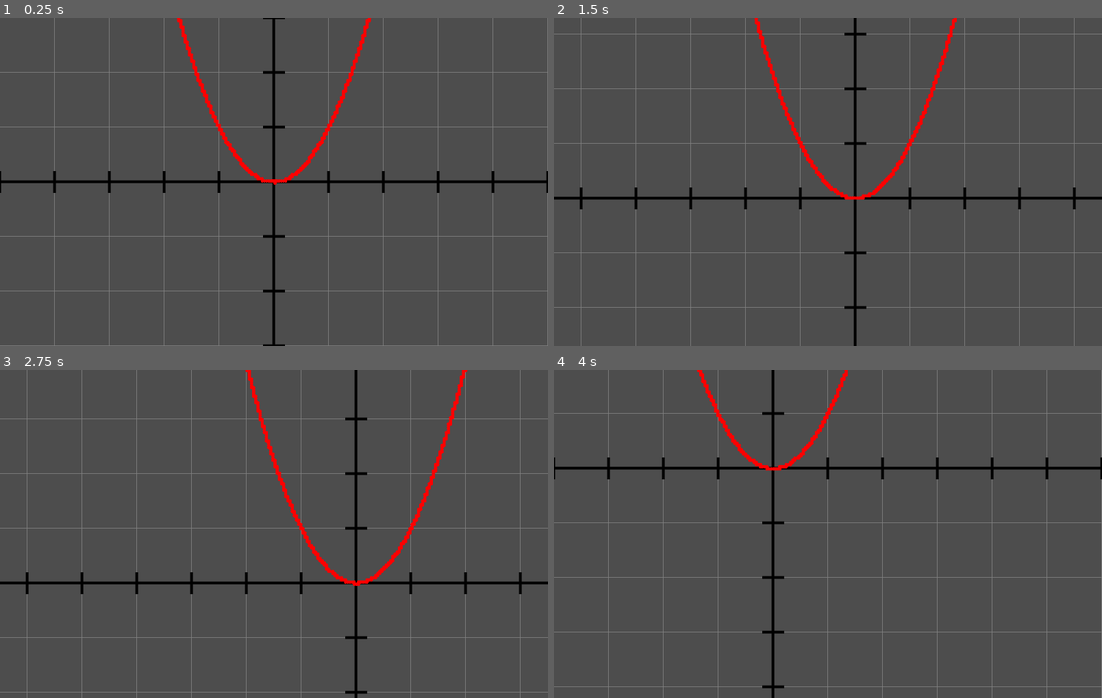
Above: before the commit, frames 1-4 (two rows, left to right).
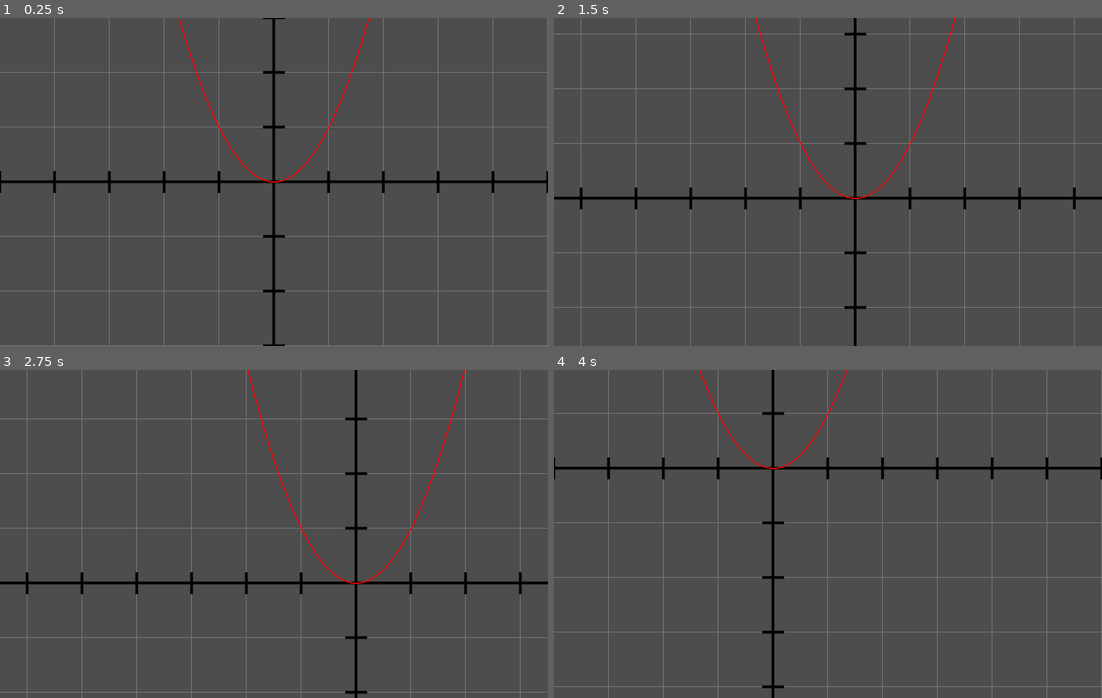
Above: after the commit, the same moments.

Repository: Drillix08/Opticos
Game: Godot game, scene res://graph_environment.tscn
Same seed, same stepped clock (60 frames per second), same inputs: the game is played once before the commit and once after it. The project has no main scene, so this scene is started directly.
Inputs (mouse positions are in pixels of both pictures, inside the frame that each line leads up to):
- Up to frame 1 (0.25 s): no input
- Up to frame 2 (1.5 s): tap Enter at 0.5 s; move the mouse to (948, 165) at 0.52 s; click (948, 165) at 0.67 s; tap Space at 1.25 s; drag from (718, 198) to (800, 247) at 1.27 s
- Up to frame 3 (2.75 s): tap Enter at 2 s; move the mouse to (328, 461) at 2.02 s; click (328, 461) at 2.17 s
- Up to frame 4 (4 s): tap Space at 2.75 s; drag from (800, 599) to (663, 484) at 2.77 s; tap Enter at 3.5 s; move the mouse to (992, 583) at 3.52 s; click (992, 583) at 3.67 s

The runs differ from the first frame. In frame 1, 0.8% of the frame differs, in the area x 32-68%, y 0-51%; in frame 2, 0.9%; in frame 3, 1.0%, in the area x 44-86%, y 0-66%; in frame 4, 0.5%.

Commit message:
rewrote the graphing function to plot a point at every pixel and connect them to eachother with a line

Diff:
--- a/source/graph-environment/grid.gd
+++ b/source/graph-environment/grid.gd
@@ -76,51 +76,24 @@
 		lastMousePos = event.position
 		queue_redraw()
 
+func input_function(x: float):
+	return x**2
+
 func draw_function():
 	var windowSize :Vector2i = DisplayServer.window_get_size()
-	var square_size = windowSize[0]/2.0
-	var rect = Rect2(convert_to_godot_coords(Vector2(-square_size, -square_size))-origin, Vector2(2*square_size, 2*square_size))
-	var rects: Array[Rect2] = []
-	draw_function_impl(rect, rects, 0)
-	for i in range(rects.size()):
-		#draw_rect(rects[i], Color.RED)
-		draw_circle(rects[i].position+rects[i].size/2, 3, Color.RED)
-
-# recursively checks if the function passes through the square,
-# if it does, split the square into 4 more square, and check for each one
-# if it does not, end the recursion
-# the recursion ends when the depth reaches a currently hardcoded value (8 rn) and draws a rectangle
-func draw_function_impl(rect: Rect2, rects: Array[Rect2], depth: int):
-	if is_in_rect(rect):
-		if(depth >= 8):
-			#draw_rect(rect, Color.RED)
-			rects.append(rect)
-		else:
-			var top_left = Rect2(rect.position, rect.size/2)
-			var top_right = Rect2(Vector2(rect.position[0]+rect.size[0]/2, rect.position[1]), rect.size/2)
-			var bottom_right = Rect2(rect.position+rect.size/2, rect.size/2)
-			var bottom_left = Rect2(Vector2(rect.position[0], rect.position[1]+rect.size[1]/2), rect.size/2)
-			draw_function_impl(top_left, rects, depth+1)
-			draw_function_impl(top_right, rects, depth+1)
-			draw_function_impl(bottom_right, rects, depth+1)
-			draw_function_impl(bottom_left, rects, depth+1)
-
-#checks if a function (currently hardcoded as x^2) passes through a given rectangle
-func is_in_rect(rect: Rect2):
-	var start = convert_to_real_coords(rect.position)
-	var end = convert_to_real_coords(rect.end)
-	var conversion = grid_spacing
-	var top: float = start[1]/conversion
-	var bottom: float = end[1]/conversion
-	var x_left: float = start[0]/conversion
-	var x_right: float = end[0]/conversion
-	var x: float = x_left
-	while x <= x_right:
-		var y = x**2
-		if (bottom <= y) && (y <= top):
-			return true
-		x += 0.001
-	return false
+	var left = -(origin[0] + windowSize[0]/2.0)
+	var right = left + windowSize[0]
+	while(left < right-1):
+		var x0 = (left)/grid_spacing
+		var x1 = (left+1)/grid_spacing
+		var y0 = input_function(x0)
+		var y1 = input_function(x1)
+		x0 *= grid_spacing
+		x1 *= grid_spacing
+		y0 *= grid_spacing
+		y1 *= grid_spacing
+		draw_line(convert_to_godot_coords(Vector2(x0, y0)), convert_to_godot_coords(Vector2(x1, y1)), Color.RED, 2)
+		left += 1
 
 # this function converts godot coordinates to the equivilent in an xy plane
 # for example, the top left of the screen which is normall (0,0) will become (-x,y)
@@ -134,4 +107,4 @@
 func convert_to_godot_coords(vec: Vector2):
 	var windowSize :Vector2 = DisplayServer.window_get_size()
 	var true_origin = Vector2(origin[0]+windowSize[0]/2, origin[1]+windowSize[1]/2)
-	return Vector2(vec[0]+true_origin[0], true_origin[1]+vec[1])
+	return Vector2(vec[0]+true_origin[0], true_origin[1]-vec[1])
